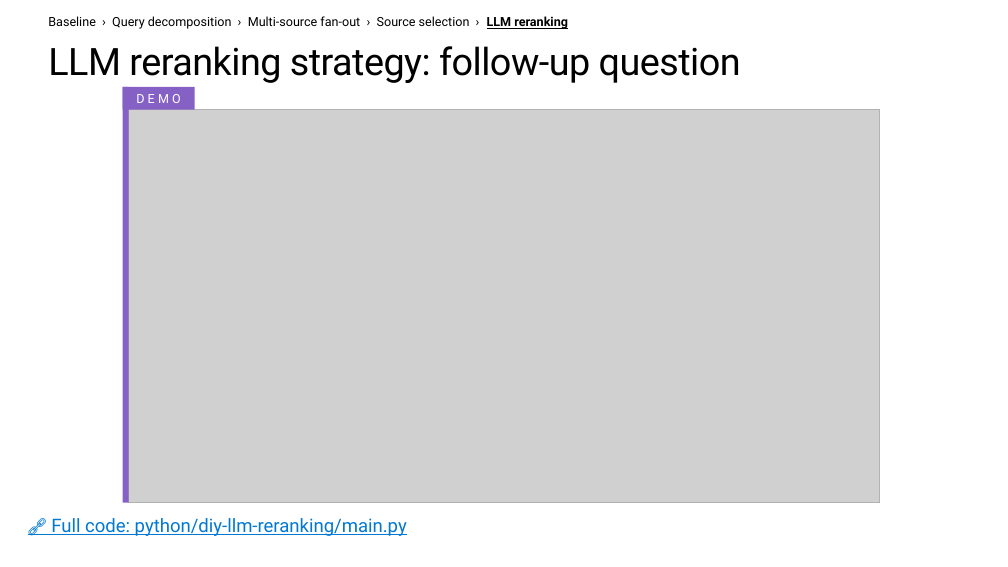
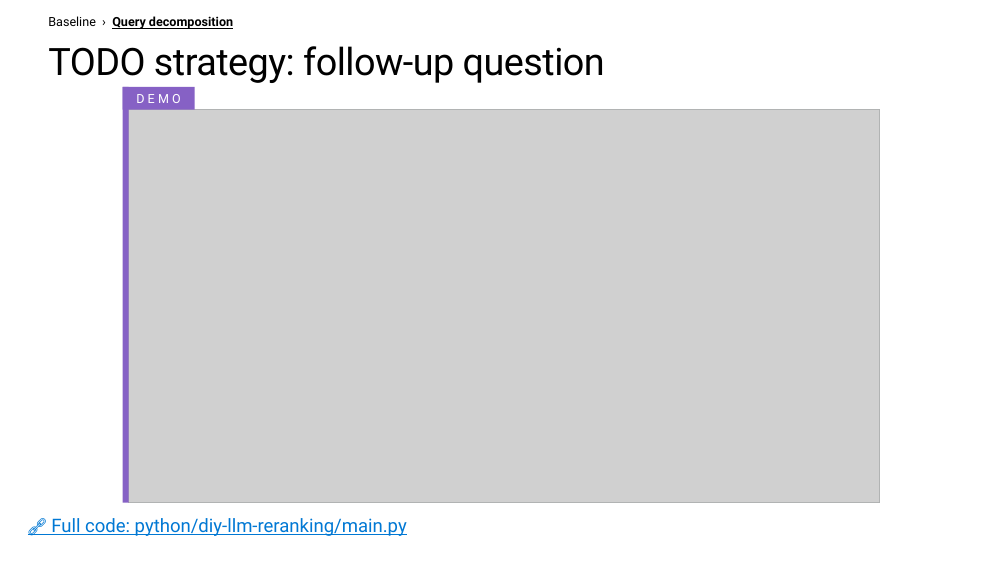
Before and after one commit to microsoft/ignite26-BRK300-building-agentic-retrieval-from-diy-to-foundry-iq, a slide deck: slide 17 of IgniteBRK300-WorkingDeck.pptx (slide 31 before the commit). Drawn at 1008x567 pixels with LibreOffice and Linux fonts; fonts in the diff are those of the drawing; grey boxes stand for pictures; background and template pictures are left out. Boxes give left, top, right and bottom in pixels: in the first picture for what was removed or moved away, otherwise in the second. Text is boxed around its words. In the diff, an @@ line names an element or a change of style, - is before the commit and + after.

```diff
--- a/IgniteBRK300-WorkingDeck.pptx
+++ b/IgniteBRK300-WorkingDeck.pptx
@@ text at bbox=[48, 16, 233, 29]: text changed; bold on @@
-Baseline › Query decomposition › Multi-source fan-out › Source selection › LLM reranking
+Baseline › Query decomposition
@@ title at bbox=[48, 46, 605, 83]: text changed @@
-LLM reranking strategy: follow-up question
+TODO strategy: follow-up question
```
Also in this commit, not shown: 33 other slides changed, 8 slides added.
